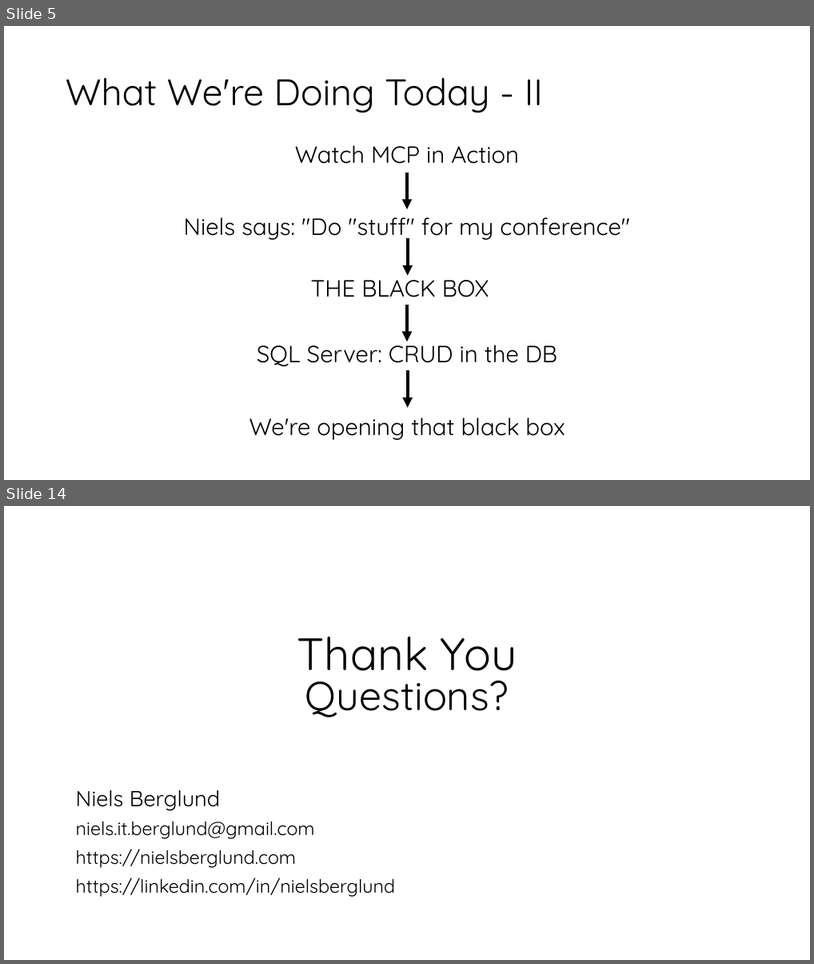
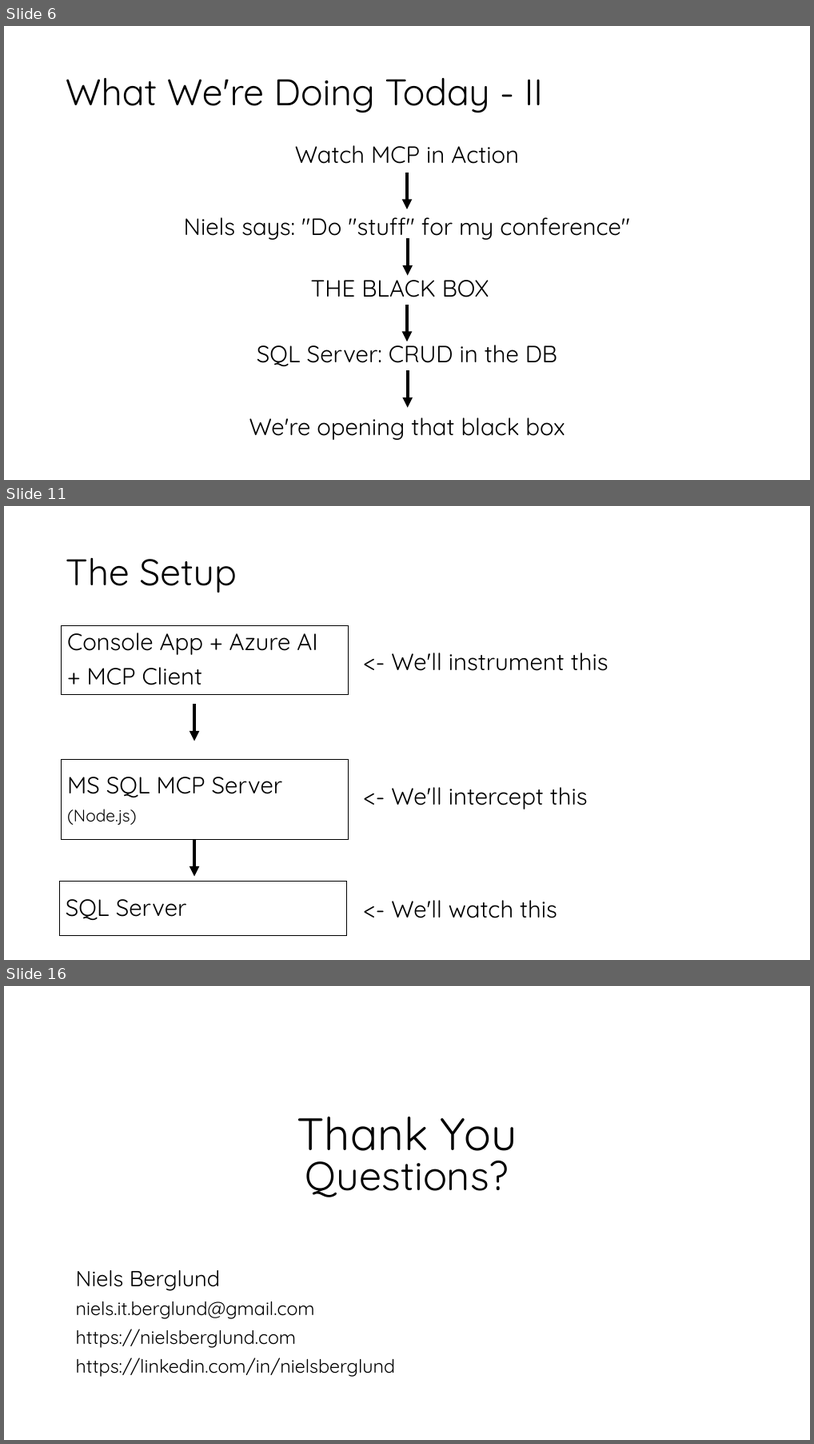
Before and after one commit to nielsberglund/presentations-2025, a slide deck: season-of-ai/mcp/deck/dotnet-mcp.pptx. Shown one above the other, each under a label of ours: slides 5 and 14 before the commit, slides 6, 11 and 16 after it; the slides between them are not shown. The pictures are 814x964 and 814x1444 pixels, drawn with LibreOffice and Linux fonts; fonts in the diff are those of the drawing; background and template pictures are left out. Boxes give left, top, right and bottom in pixels: in the first picture for what was removed or moved away, otherwise in the second. Text is boxed around its words. In the diff, an @@ line names an element or a change of style, - is before the commit and + after.

```diff
--- a/season-of-ai/mcp/deck/dotnet-mcp.pptx
+++ b/season-of-ai/mcp/deck/dotnet-mcp.pptx
@@ slide 11 added at [4,506,810,960], background picture (left out) @@
@@ title added at [66,558,236,592], 44 pt, text #000000 @@
+The Setup
@@ text added at [62,626,349,694], outline #000000 0.75 pt, 28 pt, text #000000 @@
+Console App + Azure AI
++ MCP Client
@@ text added at [391,652,609,671], 28 pt, text #000000 @@
+<- We'll instrument this
@@ arrow added from (194, 704) to (194, 740), #000000 4 pt @@
@@ rectangle added at [62,760,349,839], outline #000000 0.75 pt, 28 pt, text #000000 @@
+MS SQL MCP Server
+(Node.js)
@@ text added at [391,787,588,809], 28 pt, text #000000 @@
+<- We'll intercept this
@@ arrow added from (194, 839) to (194, 876), #000000 4 pt @@
@@ rectangle added at [60,881,347,936], outline #000000 0.75 pt, 28 pt, text #000000 @@
+SQL Server
@@ text added at [391,900,558,918], 28 pt, text #000000 @@
+<- We'll watch this
@@ what was slide 5 is now slide 6 @@
@@ what was slide 14 is now slide 16 @@
```
Also in this commit, not shown: 4 slides changed, 6 other slides added, 5 slides removed, 3 other files.
